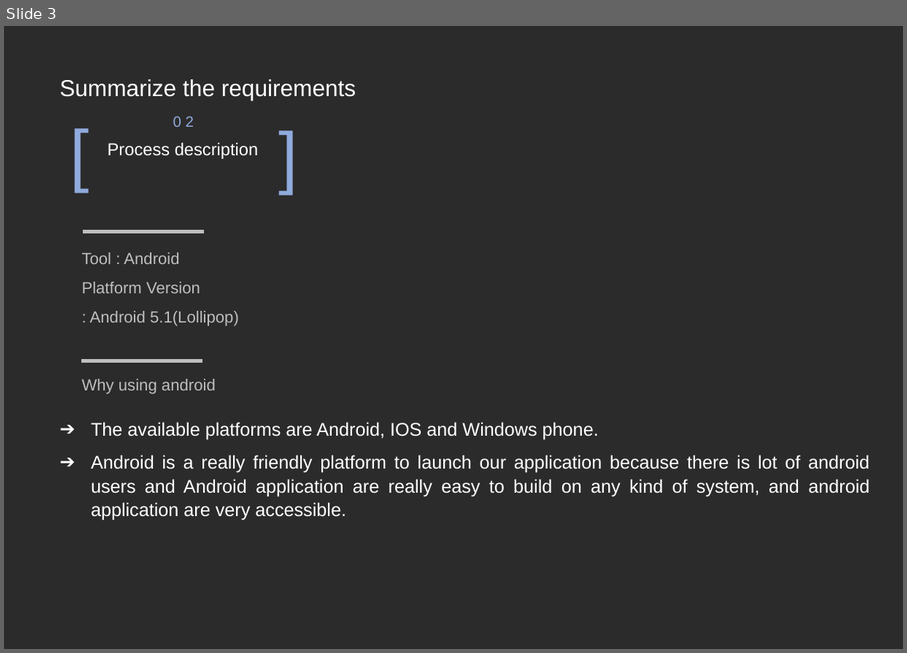
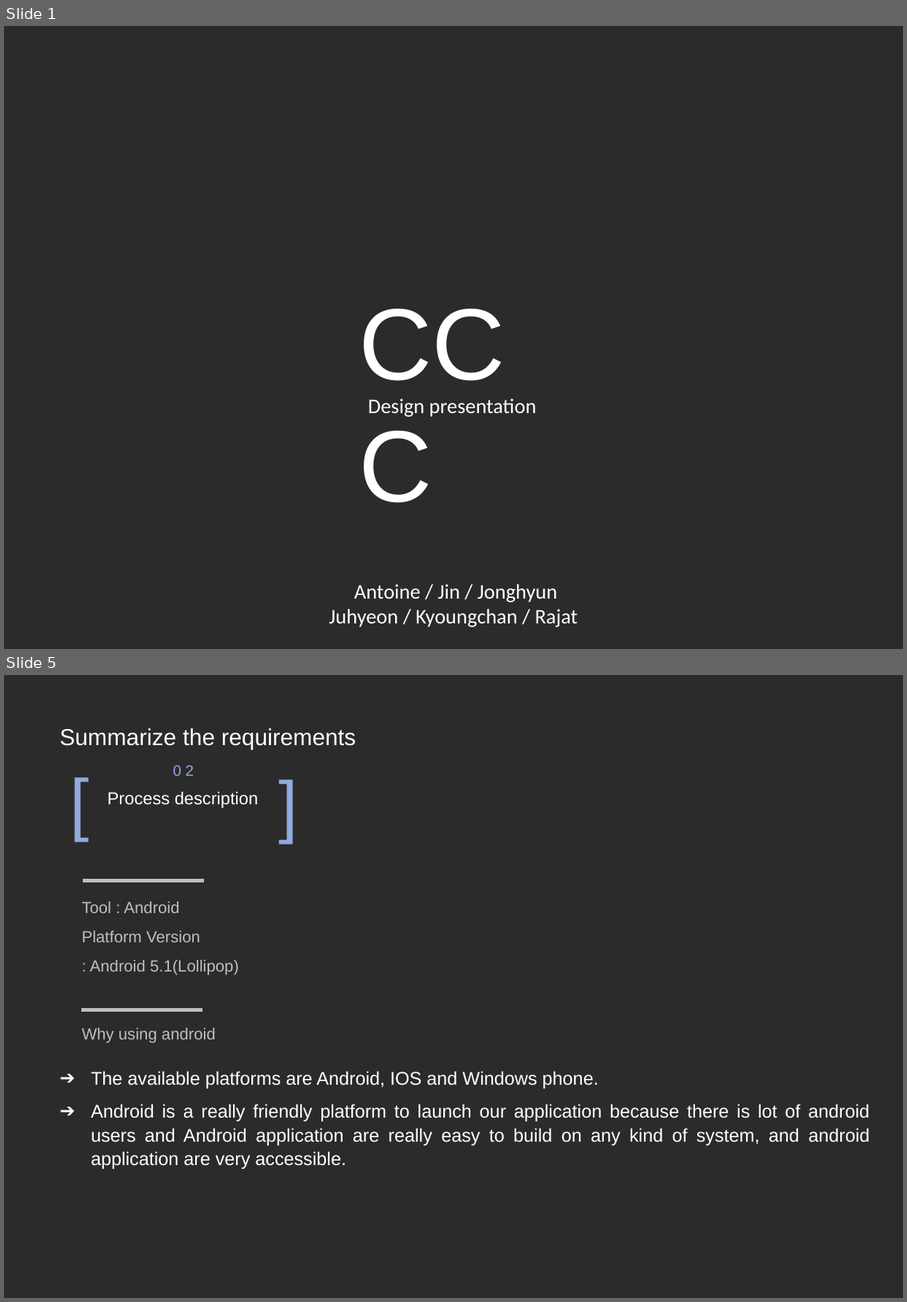
Before and after one commit to whd0714/CCC, a slide deck: Documents/소공ppt.pptx. Shown one above the other, each under a label of ours: slide 3 before the commit, slides 1 and 5 after it; the slides between them are not shown. The pictures are 907x653 and 907x1302 pixels, drawn with LibreOffice and Linux fonts; fonts in the diff are those of the drawing; background and template pictures are left out; a plain dark background stands for a picture behind light text. Boxes give left, top, right and bottom in pixels: in the first picture for what was removed or moved away, otherwise in the second. Text is boxed around its words. In the diff, an @@ line names an element or a change of style, - is before the commit and + after.

```diff
--- a/Documents/소공ppt.pptx
+++ b/Documents/소공ppt.pptx
@@ slide 1 added at (4, 26, 903, 649), background picture (left out) @@
@@ text added at (351, 274, 557, 406), 88 pt, text #FFFFFF @@
+CCC
@@ text added at (368, 398, 537, 417), 18 pt, text #FFFFFF @@
+Design presentation
@@ text added at (329, 584, 579, 627), 18 pt, text #FFFFFF @@
+Antoine / Jin / Jonghyun
+Juhyeon / Kyoungchan / Rajat
@@ what was slide 3 is now slide 5 @@
```
Also in this commit, not shown: 2 slides changed, 5 other slides added, 1 slide removed, 1 other file.
